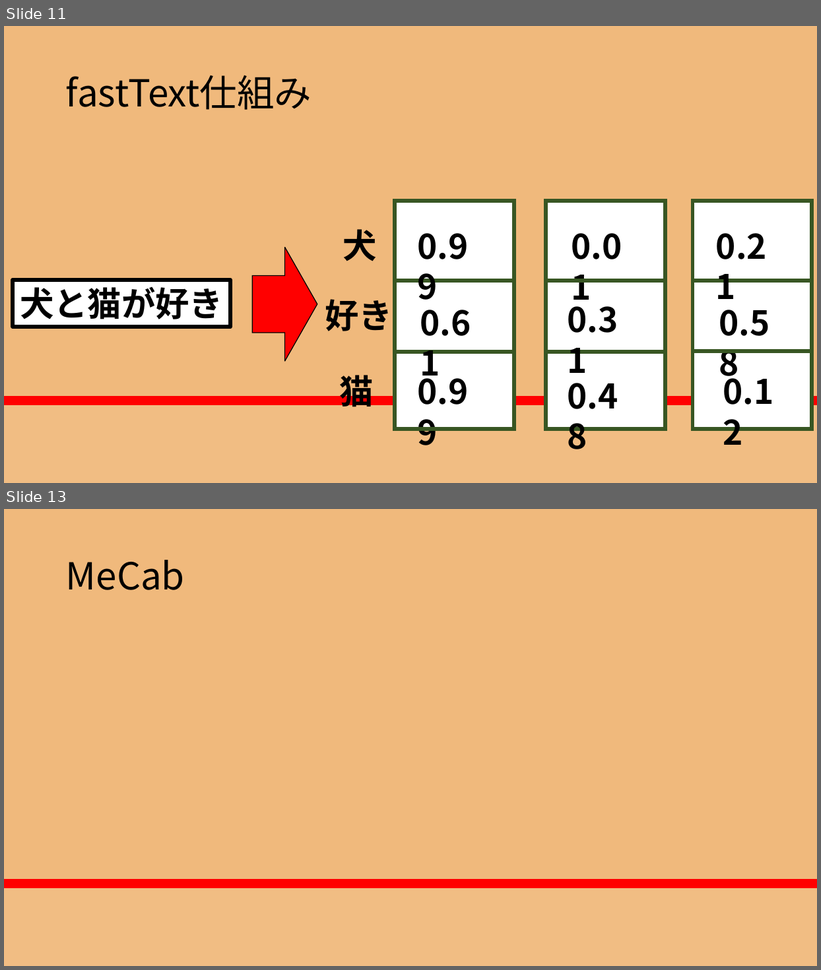
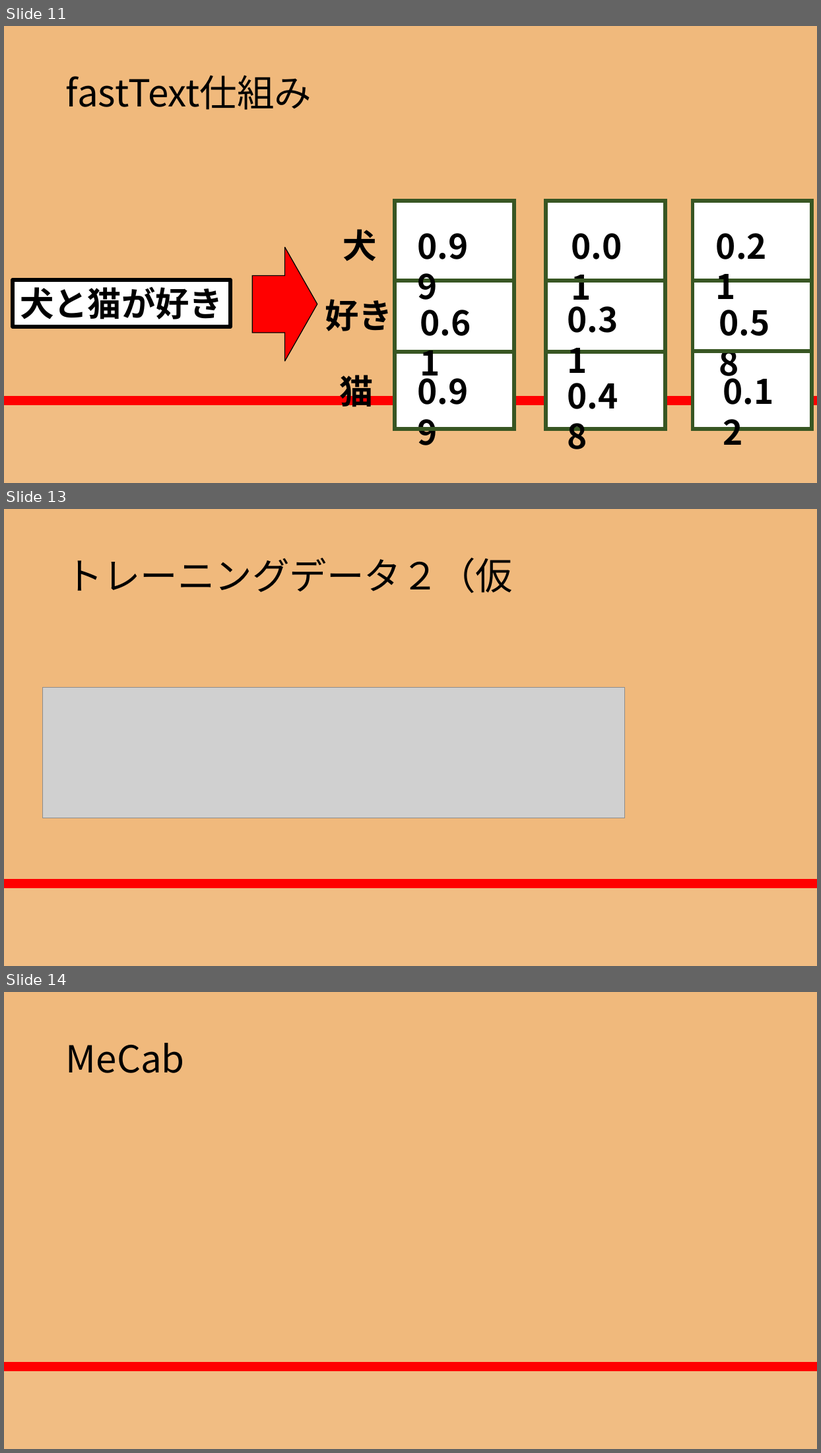
Before and after one commit to RikiishiSuzunosuke/AIspeaker_yosie, a slide deck: presentation/AIスピーカー開発_3_山田.pptx. Shown one above the other, each under a label of ours: slides 11 and 13 before the commit, slides 11, 13 and 14 after it; the slides between them are not shown. The pictures are 821x970 and 821x1453 pixels, drawn with LibreOffice and Linux fonts; fonts in the diff are those of the drawing; grey boxes stand for pictures. Boxes give left, top, right and bottom in pixels: in the first picture for what was removed or moved away, otherwise in the second. Text is boxed around its words. In the diff, an @@ line names an element or a change of style, - is before the commit and + after.

```diff
--- a/presentation/AIスピーカー開発_3_山田.pptx
+++ b/presentation/AIスピーカー開発_3_山田.pptx
@@ slide 13 added at <box>4,509,817,966</box>, background gradient #F0B97C to #FF0000 to #F86446 to #F1BD83 @@
@@ title added at <box>66,558,514,593</box>, 44 pt, text #000000 @@
+トレーニングデータ２（仮
@@ picture added at <box>42,688,625,818</box> @@
@@ picture added at <box>43,688,625,818</box> @@
@@ what was slide 13 is now slide 14 @@
```
Also in this commit, not shown: 1 slide changed, 2 other files.
